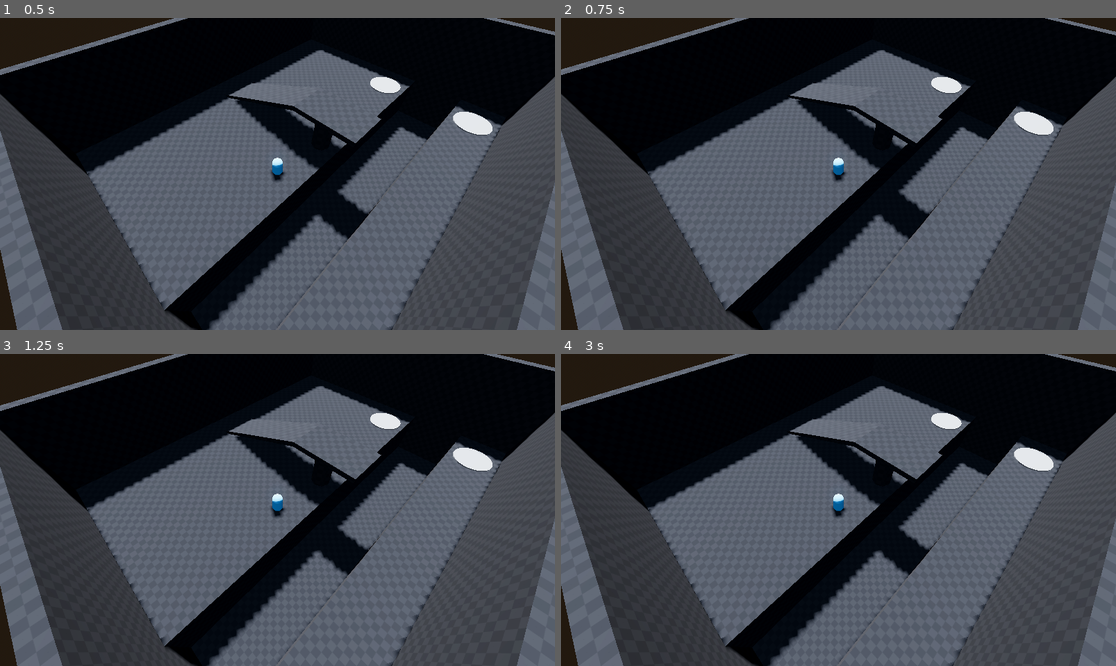
Above: before the commit, frames 1-4 (two rows, left to right).
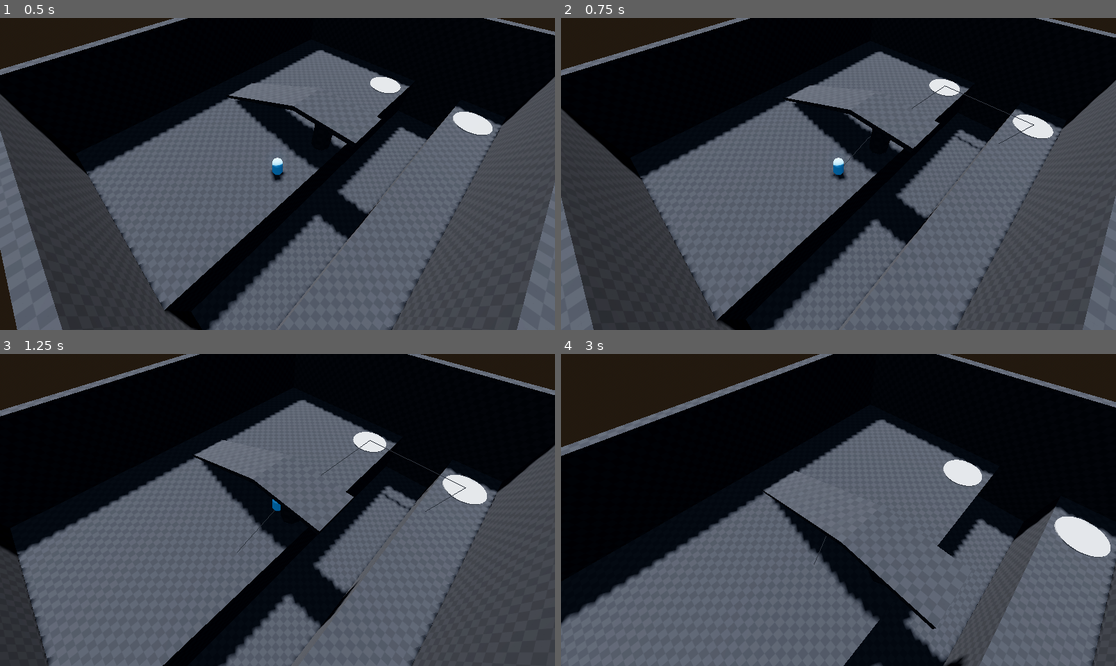
Above: after the commit, the same moments.

Repository: DarkKilauea/godot-nav-link-demo
Game: Godot game, scene res://3d/nav_level.tscn
Same seed, same stepped clock (60 frames per second), same inputs: the game is played once before the commit and once after it.
Inputs (mouse positions are in pixels of both pictures, inside the frame that each line leads up to):
- Up to frame 1 (0.5 s): no input
- Up to frame 2 (0.75 s): tap Enter at 0.5 s; move the mouse to (960, 158) at 0.52 s; click (960, 158) at 0.67 s
- Up to frame 3 (1.25 s): no input
- Up to frame 4 (3 s): move the mouse to (727, 525) at 1.27 s; click (727, 525) at 1.42 s; move the mouse to (894, 441) at 2.02 s; click (894, 441) at 2.17 s; move the mouse to (810, 572) at 2.77 s; click (810, 572) at 2.92 s

Frame 1 is identical in both runs. In frame 2, 8.5% of the frame differs, in the area x 0-100%, y 0-100%; in frame 3, 33%; in frame 4, 54%.
Error before the commit: Parse Error: Cannot infer the type of "target" variable because the value doesn't have a set type. (res://3d/character.gd:45)
Error after the commit: Stack overflow. Check for infinite recursion in your script. (res://3d/character.gd:59)

Commit message:
Update for location -> position renames

Diff:
--- a/2d/agent.gd
+++ b/2d/agent.gd
@@ -11,22 +11,22 @@
 
 func _ready() -> void:
 	nav_map_rid = get_world_2d().navigation_map;
-	_move_to_random_location();
+	_move_to_random_position();
 
 
 func _physics_process(delta: float) -> void:
 	if !nav_agent.is_navigation_finished():
-		var target := nav_agent.get_next_location();
+		var target := nav_agent.get_next_path_position();
 		var current_pos := self.global_position;
 
 		var direction := current_pos.direction_to(target);
 		velocity = direction * nav_agent.max_speed;
 		move_and_slide();
 	else:
-		_move_to_random_location();
+		_move_to_random_position();
 
 
-func _move_to_random_location() -> void:
-	var random_location := Vector2(randf_range(0.0, WORLD_WIDTH), randf_range(0.0, WORLD_HEIGHT));
-	var target_location := NavigationServer2D.map_get_closest_point(nav_map_rid, random_location);
-	nav_agent.set_target_location(target_location);
+func _move_to_random_position() -> void:
+	var random_position := Vector2(randf_range(0.0, WORLD_WIDTH), randf_range(0.0, WORLD_HEIGHT));
+	var target_position := NavigationServer2D.map_get_closest_point(nav_map_rid, random_position);
+	nav_agent.target_position = target_position;
--- a/2d/character.gd
+++ b/2d/character.gd
@@ -13,23 +13,23 @@
 	path_vis.global_transform = Transform2D();
 
 	initial_transform = self.global_transform;
-	nav_agent.set_target_location(initial_transform.origin);
+	nav_agent.target_position = initial_transform.origin;
 
 
 func _unhandled_input(event: InputEvent) -> void:
 	if event is InputEventMouseButton and event.button_index == MOUSE_BUTTON_LEFT and event.pressed:
 		var nav_map_rid := get_world_2d().navigation_map;
-		var target_location := NavigationServer2D.map_get_closest_point(nav_map_rid, event.position);
-		nav_agent.set_target_location(target_location);
+		var target_position := NavigationServer2D.map_get_closest_point(nav_map_rid, event.position);
+		nav_agent.target_position = target_position;
 
 	if event.is_action("reset"):
-		nav_agent.set_target_location(initial_transform.origin);
+		nav_agent.target_position = initial_transform.origin;
 		self.global_transform = initial_transform;
 
 
 func _physics_process(delta: float) -> void:
 	if !nav_agent.is_navigation_finished():
-		var target := nav_agent.get_next_location();
+		var target := nav_agent.get_next_path_position();
 		var current_pos := self.global_position;
 
 		var direction := current_pos.direction_to(target);
--- a/2d/nav_stress_test.gd
+++ b/2d/nav_stress_test.gd
@@ -20,8 +20,8 @@
 
 
 func _physics_process(delta: float) -> void:
-	navigation_link.start_location = teleporter.global_position * navigation_link.transform;
-	navigation_link.end_location = teleporter_2.global_position * navigation_link.transform;
+	navigation_link.start_position = teleporter.global_position * navigation_link.transform;
+	navigation_link.end_position = teleporter_2.global_position * navigation_link.transform;
 
 
 func _on_spawn_timer_timeout() -> void:
--- a/2d/route_tester.gd
+++ b/2d/route_tester.gd
@@ -15,9 +15,9 @@
 func _unhandled_input(event: InputEvent) -> void:
 	if event is InputEventMouseButton and event.button_index == MOUSE_BUTTON_LEFT and event.pressed:
 		var nav_map_rid := get_world_2d().navigation_map;
-		var start_location := NavigationServer2D.map_get_closest_point(nav_map_rid, start.global_position);
-		var target_location := NavigationServer2D.map_get_closest_point(nav_map_rid, event.position);
-		var path := NavigationServer2D.map_get_path(nav_map_rid, start_location, target_location, optimize_path_control.button_pressed);
+		var start_position := NavigationServer2D.map_get_closest_point(nav_map_rid, start.global_position);
+		var target_position := NavigationServer2D.map_get_closest_point(nav_map_rid, event.position);
+		var path := NavigationServer2D.map_get_path(nav_map_rid, start_position, target_position, optimize_path_control.button_pressed);
 
 		route_vis.points = path;
 
--- a/2d/teleporter.gd
+++ b/2d/teleporter.gd
@@ -1,7 +1,7 @@
 extends Area2D
 
 
-@export_node_path(Node2D) var destination: NodePath;
+@export_node_path("Node2D") var destination: NodePath;
 
 
 func _on_body_entered(body: Node2D) -> void:
--- a/3d/character.gd
+++ b/3d/character.gd
@@ -16,7 +16,7 @@
 	path_vis.global_transform = Transform3D();
 
 	initial_transform = self.global_transform;
-	nav_agent.set_target_location(initial_transform.origin);
+	nav_agent.target_position = initial_transform.origin;
 
 
 func _unhandled_input(event: InputEvent) -> void:
@@ -25,11 +25,11 @@
 		var to := from + camera.project_ray_normal(event.position) * camera.far;
 
 		var nav_map_rid := get_world_3d().navigation_map;
-		var target_location := NavigationServer3D.map_get_closest_point_to_segment(nav_map_rid, from, to);
-		nav_agent.set_target_location(target_location);
+		var target_position := NavigationServer3D.map_get_closest_point_to_segment(nav_map_rid, from, to);
+		nav_agent.target_position = target_position;
 
 	if event.is_action("reset"):
-		nav_agent.set_target_location(initial_transform.origin);
+		nav_agent.target_position = initial_transform.origin;
 		self.global_transform = initial_transform;
 
 
@@ -42,7 +42,7 @@
 
 	# Add movement along path
 	if !nav_agent.is_navigation_finished():
-		var target := nav_agent.get_next_location();
+		var target := nav_agent.get_next_path_position();
 		target.y = 0;
 
 		var current_pos := get_global_transform().origin;
--- a/3d/nav_level.tscn
+++ b/3d/nav_level.tscn
@@ -51,7 +51,7 @@
 [node name="JumpLink" type="NavigationLink3D" parent="."]
 transform = Transform3D(1, 0, 0, 0, 1, 0, 0, 0, 1, -2.1, 4.6, 1)
 bidirectional = false
-end_location = Vector3(-3, -4.6, 0)
+end_position = Vector3(-3, -4.6, 0)
 
 [node name="Teleporter1" parent="." instance=ExtResource("3_5ldb4")]
 transform = Transform3D(1, 0, 0, 0, 1, 0, 0, 0, 1, 15, -0.2069, 0)
@@ -63,7 +63,7 @@
 
 [node name="TeleportLink" type="NavigationLink3D" parent="."]
 transform = Transform3D(1, 0, 0, 0, 1, 0, 0, 0, 1, 15, 0, 0)
-end_location = Vector3(0, 0, 11)
+end_position = Vector3(0, 0, 11)
 travel_cost = 0.1
 
 [editable path="NavRegion/nav_test_level"]
--- a/3d/teleporter.gd
+++ b/3d/teleporter.gd
@@ -1,7 +1,7 @@
 extends Area3D
 
 
-@export_node_path(Node3D) var destination: NodePath;
+@export_node_path("Node3D") var destination: NodePath;
 
 
 func _on_body_entered(body: Node3D) -> void:
--- a/project.godot
+++ b/project.godot
@@ -23,6 +23,6 @@
 
 reset={
 "deadzone": 0.5,
-"events": [Object(InputEventKey,"resource_local_to_scene":false,"resource_name":"","device":0,"window_id":0,"alt_pressed":false,"shift_pressed":false,"ctrl_pressed":false,"meta_pressed":false,"pressed":false,"keycode":82,"physical_keycode":0,"unicode":0,"echo":false,"script":null)
+"events": [Object(InputEventKey,"resource_local_to_scene":false,"resource_name":"","device":0,"window_id":0,"alt_pressed":false,"shift_pressed":false,"ctrl_pressed":false,"meta_pressed":false,"pressed":false,"keycode":82,"physical_keycode":0,"key_label":0,"unicode":0,"echo":false,"script":null)
 ]
 }
